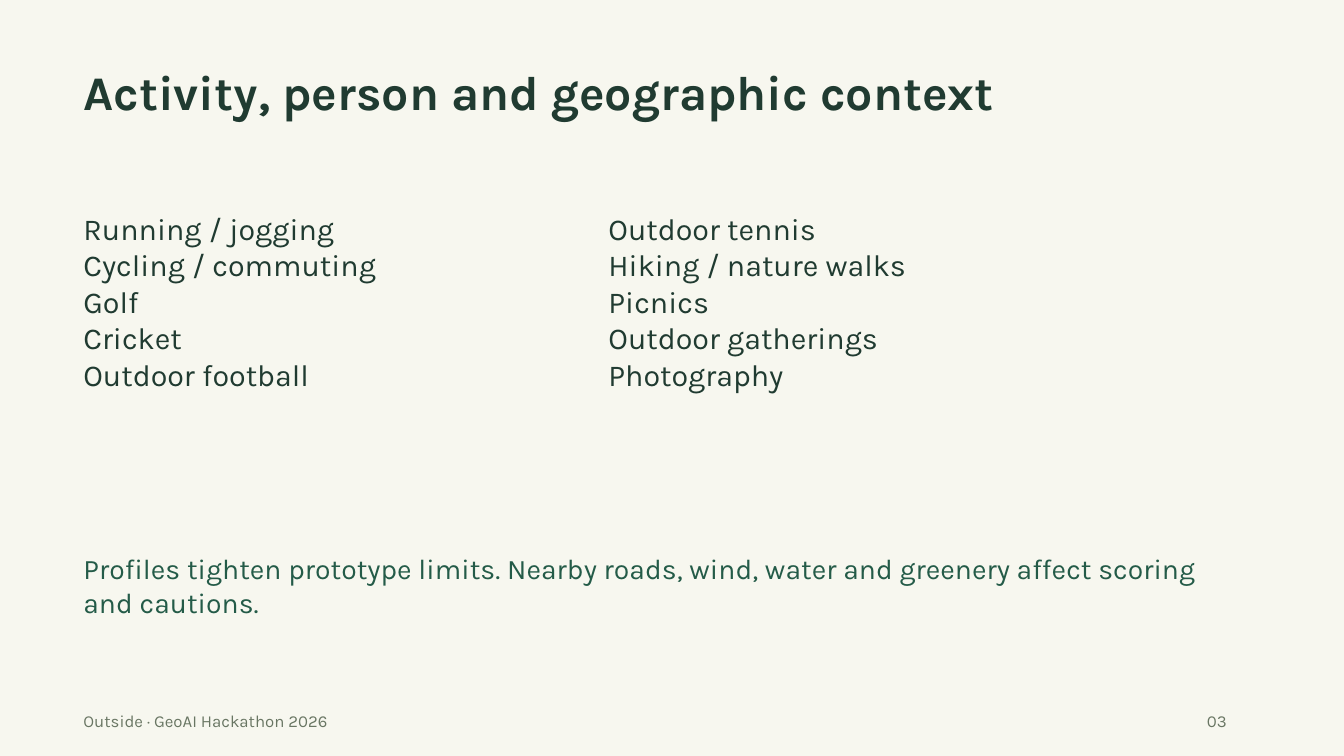
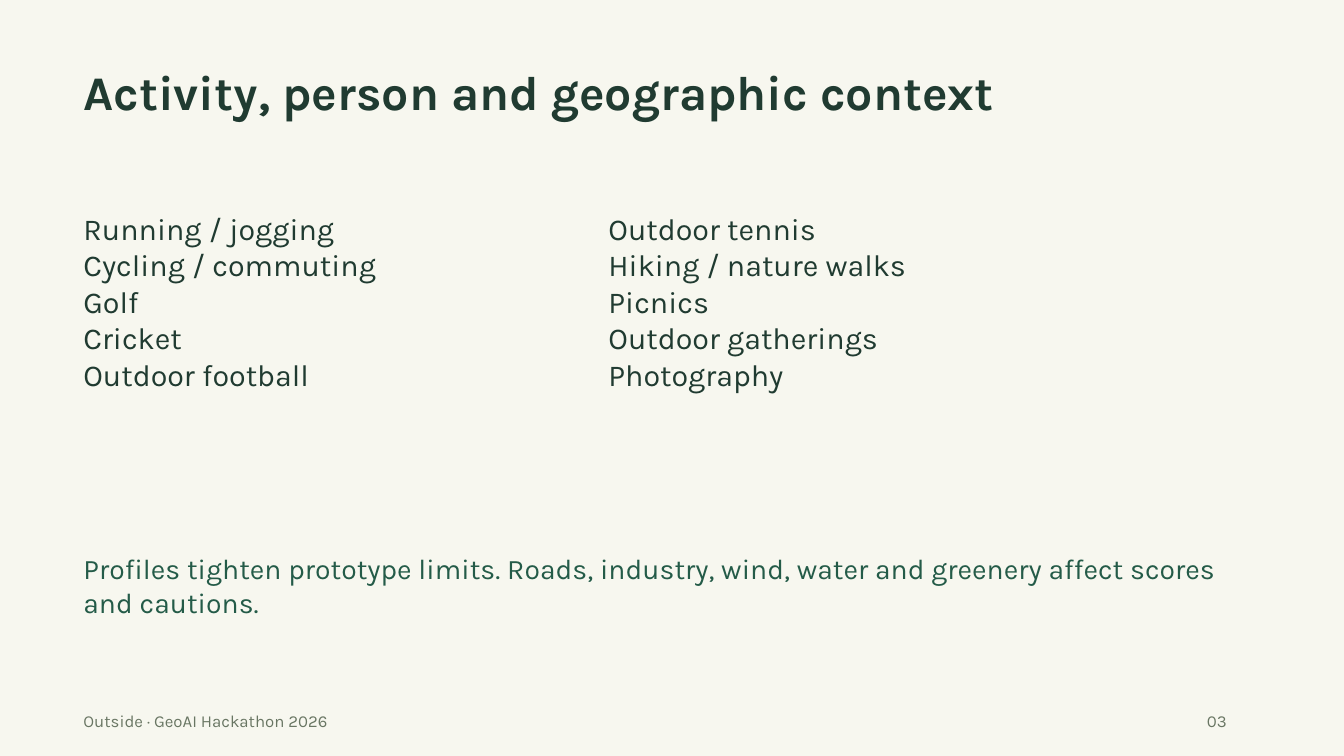
Before and after one commit to F4K3S4T1SH/geoai-outdoor-assistant, a slide deck: slide 3 of submission/outside-geoai-hackathon.pptx. Drawn at 1344x756 pixels with LibreOffice and Linux fonts; fonts in the diff are those of the drawing. Boxes give left, top, right and bottom in pixels: in the first picture for what was removed or moved away, otherwise in the second. Text is boxed around its words. In the diff, an @@ line names an element or a change of style, - is before the commit and + after.

```diff
--- a/submission/outside-geoai-hackathon.pptx
+++ b/submission/outside-geoai-hackathon.pptx
@@ text at (x1=83, y1=559, x2=1215, y2=614): text changed @@
-Profiles tighten prototype limits. Nearby roads, wind, water and greenery affect scoring and cautions.
+Profiles tighten prototype limits. Roads, industry, wind, water and greenery affect scores and cautions.
```
Also in this commit, not shown: 3 other slides changed, 37 other files.
